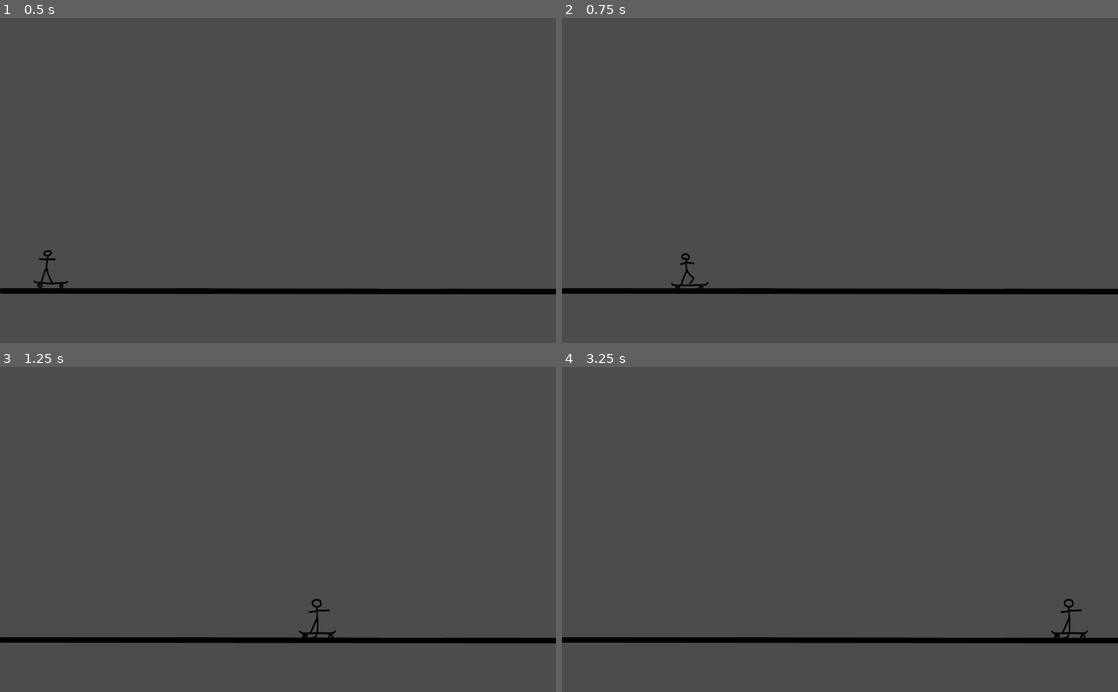
Above: before the commit, frames 1-4 (two rows, left to right).
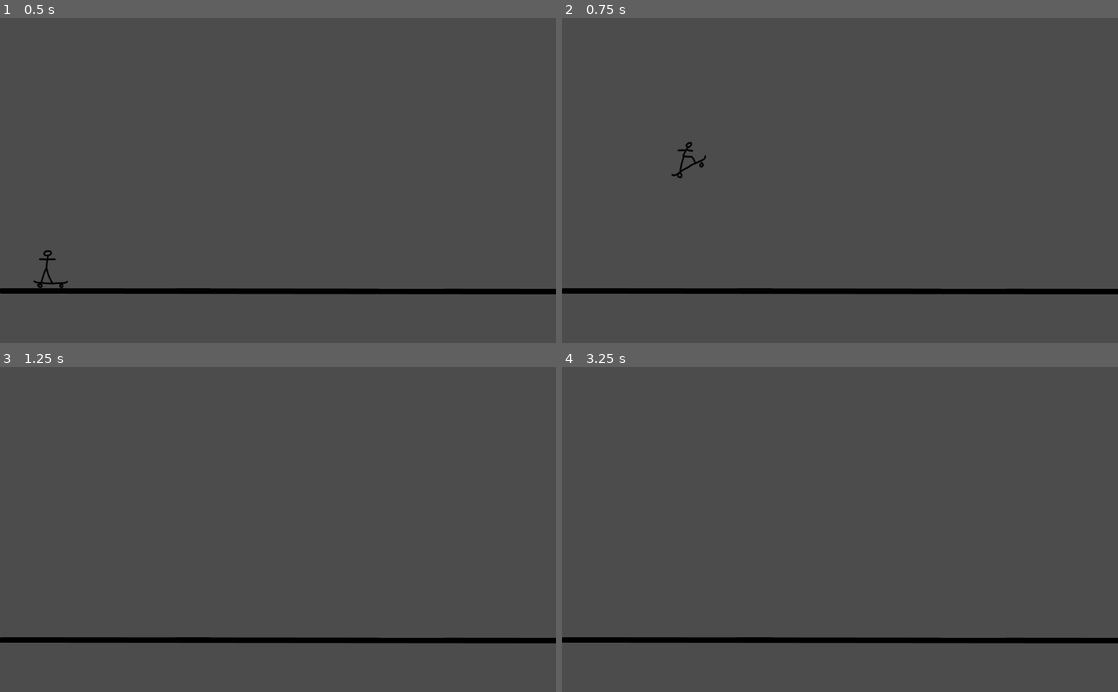
Above: after the commit, the same moments.

Repository: UnixC0rn/RGD
Game: Godot game, scene res://Testlevel.tscn
The game is run twice, just before and just after one commit, with the same random seed, the same clock (stepped at 60 frames per second) and the same inputs. This scene is started directly instead of the project's main scene.
Inputs:
- Up to frame 1 (0.5 s): no input
- Up to frame 2 (0.75 s): hold D (move_right) from 0.53 s (still down); hold Space (jump) from 0.53 s (still down)
- Up to frame 3 (1.25 s): keep holding D (move_right); keep holding Space (jump)
- Up to frame 4 (3.25 s): release D (move_right) at 1.28 s; release Space (jump) at 1.28 s; hold A (move_left) 1.28-2.03 s; tap Space (jump) at 1.35, 1.52, 1.82, 2.85, 3.02 s; hold Space (jump) 2.03-2.78 s; hold D (move_right) from 2.03 s (still down)

Frame 1 is identical in both runs. In frame 2, 0.3% of the frame differs, in the area x 19-27%, y 38-84%; in frame 3, 0.2%; in frame 4, 0.2%.

Commit message:
rudimentary jump mechanic (not very good)

Diff:
--- a/Skateboard2D/scripts/player.gd
+++ b/Skateboard2D/scripts/player.gd
@@ -4,12 +4,14 @@
 var velocity = Vector2()
 var skatespeed = 700
 var gravityscale = 500
+var jumpvelocity = 1500
 
 # Called when the node enters the scene tree for the first time.
 func _ready():
 	movingright = true # Replace with function body.
 
 #sets input vars so that we know how the player is supposed to move
+#TODO animation when falling
 func get_input():
 	#left/right movement
 	if Input.is_action_pressed("move_right"):
@@ -24,12 +26,18 @@
 		velocity.x = 0
 		$AnimatedSprite.play("idle")
 
+	#sets player orientation
 	if not movingright:
 		$AnimatedSprite.set_flip_h(true)
 	else:
 		$AnimatedSprite.set_flip_h(false)
 
+	if Input.is_action_pressed("jump"):
+		velocity.y -= jumpvelocity
+		$AnimatedSprite.play("jump")
+
 #actually moves player
+#TODO animation when falling
 func _physics_process(delta):
 	velocity.y = gravityscale
 	get_input()
